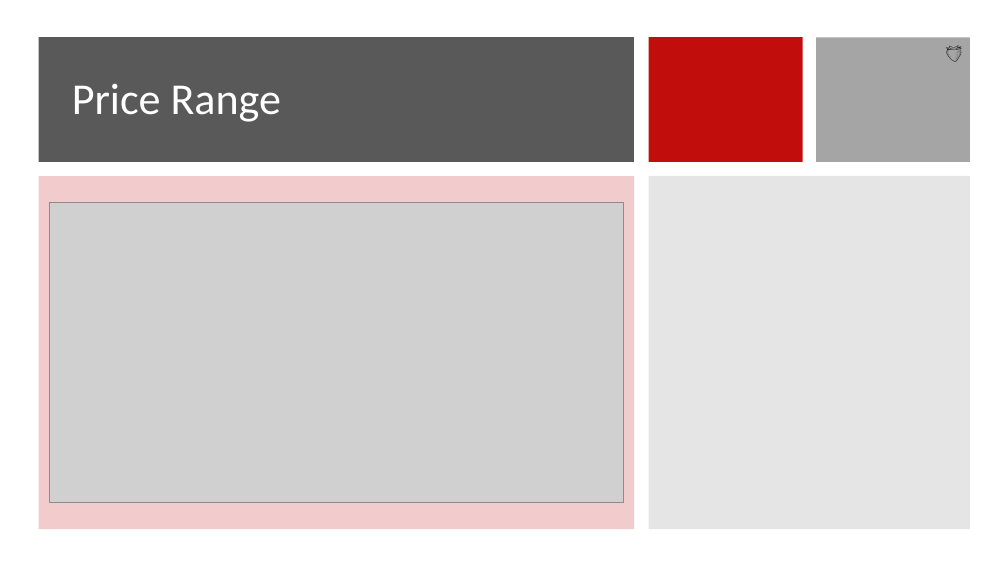
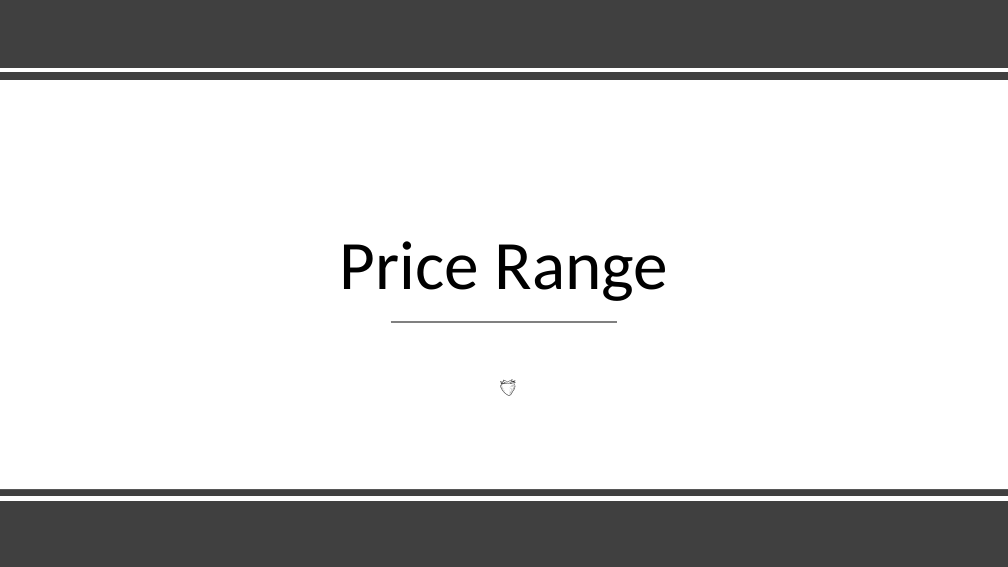
Before and after one commit to ryanhilber93/app-trader-strawberries, a slide deck: slide 10 of presentation/strawberries_app_trader_presentation.pptx (slide 8 before the commit). Drawn at 1008x567 pixels with LibreOffice and Linux fonts; fonts in the diff are those of the drawing; grey boxes stand for pictures. Boxes give left, top, right and bottom in pixels: in the first picture for what was removed or moved away, otherwise in the second. Text is boxed around its words. In the diff, an @@ line names an element or a change of style, - is before the commit and + after.

```diff
--- a/presentation/strawberries_app_trader_presentation.pptx
+++ b/presentation/strawberries_app_trader_presentation.pptx
@@ rectangle added at <box>0,0,1008,567</box>, fill #404040 @@
@@ rectangle removed at <box>39,37,634,162</box> @@
@@ rectangle removed at <box>649,37,803,162</box> @@
@@ rectangle removed at <box>816,38,970,163</box> @@
@@ line added from (0, 70) to (1008, 70), #FFFFFF 4 pt @@
@@ rectangle added at <box>0,80,1008,489</box>, fill #FFFFFF @@
@@ title "Price Range": place and size @@
-title "Price Range" at <box>72,83,281,122</box>
+title "Price Range" at <box>339,241,669,301</box>
@@ title "Price Range" at <box>339,241,669,301</box>: size 42 to 66 pt, text colour #FFFFFF to #000000; alignment left to centre; vertical alignment middle to bottom @@
@@ rectangle removed at <box>39,176,634,529</box> @@
@@ rectangle removed at <box>649,176,970,529</box> @@
@@ picture removed at <box>50,203,623,502</box> @@
@@ line added from (391, 322) to (618, 322), #808080 1.5 pt @@
@@ text "🍓": place and size @@
-text "🍓" at <box>930,37,970,67</box>
+text "🍓" at <box>484,371,524,401</box>
@@ line added from (0, 498) to (1008, 498), #FFFFFF 4 pt @@
```
Also in this commit, not shown: 6 other slides changed, 8 slides added, 2 slides removed, 2 other files.
